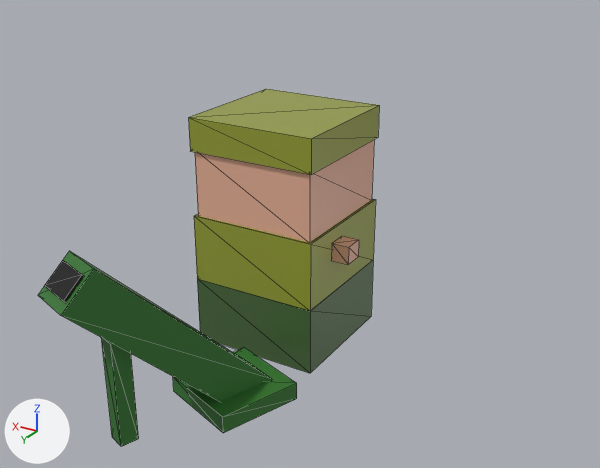
Two versions of the glTF model app/static/models/doon/doonMortar/doonMortar.gltf, one commit apart.
Rendered twice from a camera (50 mm lens) standing at (-2.84, 4.57, 2.81) and looking at (-0.47, 0.61, 0.84). The lights are fixed; the arrows at lower left show +X, +Y and +Z. The older version comes first. Mesh edges are drawn as thin lines. Where no turn or scale is listed for an object, it has been applied to the vertices.

Before the edit, the objects in view are built like this:
```python
ob_cube = bpy.data.objects.new('Cube', me_cube_028)
ob_cube.location = (0.0, 0.0, 0.471)
ob_cube.scale = (0.458, 0.458, 0.236)
ob_cube_001 = bpy.data.objects.new('Cube.001', me_cube_029)
ob_cube_001.location = (0.0, 0.0, 0.0)
ob_cube_001.scale = (0.458, 0.458, 0.236)
ob_cube_002 = bpy.data.objects.new('Cube.002', me_cube_030)
ob_cube_002.location = (0.0, 0.0, 0.94)
ob_cube_002.scale = (0.437, 0.437, 0.236)
ob_cube_003 = bpy.data.objects.new('Cube.003', me_cube_031)
ob_cube_003.location = (0.0, 0.0, 1.278)
ob_cube_003.scale = (0.458, 0.458, 0.113)
ob_cube_004 = bpy.data.objects.new('Cube.004', me_cube_053)
ob_cube_004.location = (-0.206, 0.968, -0.143)
ob_cube_005 = bpy.data.objects.new('Cube.005', me_cube_054)
ob_cube_005.location = (-0.05, 1.4, 0.363)
ob_cube_006 = bpy.data.objects.new('Cube.006', me_cube_055)
ob_cube_006.location = (0.055, 1.692, 0.17)
ob_cube_007 = bpy.data.objects.new('Cube.007', me_cube_035)
ob_cube_007.location = (-0.518, 0.108, 0.546)
ob_cube_007.scale = (0.0631, 0.0722, 0.0634)
ob_cube_009 = bpy.data.objects.new('Cube.009', me_cube_056)
ob_cube_009.location = (0.034, 1.634, 0.616)
```
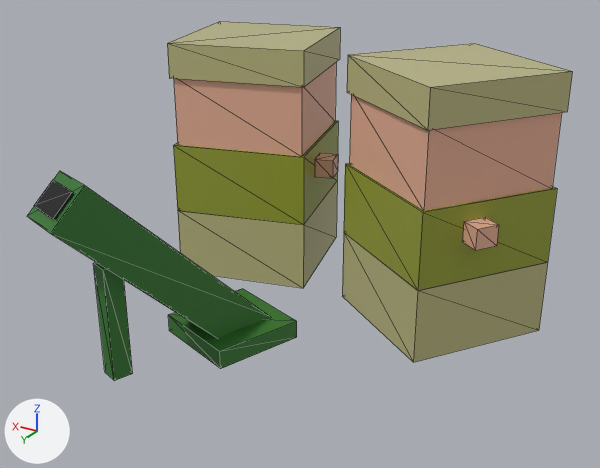
Where the change shows, as pixel boxes [x1, y1, x2, y2] in the pictures (600 x 468 px):
'Cube.005', moved: before [38, 251, 271, 402]; after [27, 171, 270, 338]
'Cube.002', moved, turned: before [195, 140, 374, 242]; after [174, 62, 336, 156]
'Cube', moved, turned: before [194, 199, 376, 311]; after [173, 121, 338, 225]
'Cube.003', recoloured, moved, turned: before [188, 89, 379, 175]; after [167, 21, 340, 87]
'Cube.001', recoloured, moved, turned: before [197, 261, 373, 373]; after [178, 182, 337, 288]
'Cube.013', added (beige): after [350, 94, 562, 210]
'Cube.015', added (yellow): after [344, 163, 557, 290]
'Cube.012', added (beige): after [347, 43, 572, 130]
'Cube.014', added (beige): after [342, 233, 548, 362]
'Cube.004', moved: before [173, 347, 297, 433]; after [168, 289, 297, 369]
'Cube.006', moved: before [101, 338, 139, 447]; after [93, 263, 133, 381]
'Cube.009', moved: before [45, 260, 84, 303]; after [34, 180, 75, 221]
'Cube.007', moved, turned: before [332, 236, 359, 265]; after [315, 153, 338, 178]
'Cube.011', added (beige): after [462, 217, 499, 250]

The change, as a list of edits to the scene's bpy script:
```text
Change mat_material_028:
    mat_material_028.base_color: (0.0677, 0.141, 0.0453) -> (0.503, 0.48, 0.225)  # dark green #4a693c -> beige #bcb882
Change me_cube_031:
    where me_cube_031.from_pydata(...)  # 8 vertices, 12 faces; spans x -1.0..1.0, y -1.0..1.0, z -1.0..1.0
    remove me_cube_031.materials.append(mat_material_027)  # yellow #969e36
    add me_cube_031.materials.append(mat_material_028)  # beige #bcb882
Add me_cube_006:
    me_cube_006.from_pydata([(0.637, 0.115, 0.236), (0.637, 0.115, -0.236), (0.115, -0.637, 0.236), (0.115, -0.637, -0.236), (-0.115, 0.637, 0.236), (-0.115, 0.637, -0.236), (-0.637, -0.115, 0.236), (-0.637, -0.115, -0.236)], [], [(0, 4, 6), (0, 6, 2), (3, 2, 6), (3, 6, 7), (7, 6, 4), (7, 4, 5), (5, 1, 3), (5, 3, 7), (1, 0, 2), (1, 2, 3), (5, 4, 0), (5, 0, 1)])
    me_cube_006.materials.append(mat_material_005)  # yellow #969e36
Add me_cube_005:
    me_cube_005.from_pydata([(0.637, 0.115, 0.236), (0.637, 0.115, -0.236), (0.115, -0.637, 0.236), (0.115, -0.637, -0.236), (-0.115, 0.637, 0.236), (-0.115, 0.637, -0.236), (-0.637, -0.115, 0.236), (-0.637, -0.115, -0.236)], [], [(0, 4, 6), (0, 6, 2), (3, 2, 6), (3, 6, 7), (7, 6, 4), (7, 4, 5), (5, 1, 3), (5, 3, 7), (1, 0, 2), (1, 2, 3), (5, 4, 0), (5, 0, 1)])
    me_cube_005.materials.append(mat_material_003)  # beige #bcb882
Add me_cube_004:
    me_cube_004.from_pydata([(0.608, 0.11, 0.236), (0.608, 0.11, -0.236), (0.11, -0.608, 0.236), (0.11, -0.608, -0.236), (-0.11, 0.608, 0.236), (-0.11, 0.608, -0.236), (-0.608, -0.11, 0.236), (-0.608, -0.11, -0.236)], [], [(0, 4, 6), (0, 6, 2), (3, 2, 6), (3, 6, 7), (7, 6, 4), (7, 4, 5), (5, 1, 3), (5, 3, 7), (1, 0, 2), (1, 2, 3), (5, 4, 0), (5, 0, 1)])
    me_cube_004.materials.append(mat_material_004)  # beige #e7b097
Add me_cube_003:
    me_cube_003.from_pydata([(0.637, 0.115, 0.113), (0.637, 0.115, -0.113), (0.115, -0.637, 0.113), (0.115, -0.637, -0.113), (-0.115, 0.637, 0.113), (-0.115, 0.637, -0.113), (-0.637, -0.115, 0.113), (-0.637, -0.115, -0.113)], [], [(0, 4, 6), (0, 6, 2), (3, 2, 6), (3, 6, 7), (7, 6, 4), (7, 4, 5), (5, 1, 3), (5, 3, 7), (1, 0, 2), (1, 2, 3), (5, 4, 0), (5, 0, 1)])
    me_cube_003.materials.append(mat_material_003)  # beige #bcb882
Add me_cube_002:
    me_cube_002.from_pydata([(0.093, 0.023, 0.063), (0.093, 0.023, -0.063), (0.011, -0.095, 0.063), (0.011, -0.095, -0.063), (-0.011, 0.095, 0.063), (-0.011, 0.095, -0.063), (-0.093, -0.023, 0.063), (-0.093, -0.023, -0.063)], [], [(0, 4, 6), (0, 6, 2), (3, 2, 6), (3, 6, 7), (7, 6, 4), (7, 4, 5), (5, 1, 3), (5, 3, 7), (1, 0, 2), (1, 2, 3), (5, 4, 0), (5, 0, 1)])
    me_cube_002.materials.append(mat_material_002)  # beige #e7b097
Change ob_cube:
    ob_cube.location: (0.0, 0.0, 0.471) -> (0.335, -0.182, 0.913)
    ob_cube.rotation_euler: (0.0, 0.0, 0.0) -> (0.0, 0.0, 0.251)  # degrees (0, 0, 0) -> degrees (0, 0, 14)
Change ob_cube_001:
    ob_cube_001.location: (0.0, 0.0, 0.0) -> (0.335, -0.182, 0.442)
    ob_cube_001.rotation_euler: (0.0, 0.0, 0.0) -> (0.0, 0.0, 0.251)  # degrees (0, 0, 0) -> degrees (0, 0, 14)
Change ob_cube_002:
    ob_cube_002.location: (0.0, 0.0, 0.94) -> (0.335, -0.182, 1.382)
    ob_cube_002.rotation_euler: (0.0, 0.0, 0.0) -> (0.0, 0.0, 0.251)  # degrees (0, 0, 0) -> degrees (0, 0, 14)
Change ob_cube_003:
    ob_cube_003.location: (0.0, 0.0, 1.278) -> (0.335, -0.182, 1.72)
    ob_cube_003.rotation_euler: (0.0, 0.0, 0.0) -> (0.0, 0.0, 0.251)  # degrees (0, 0, 0) -> degrees (0, 0, 14)
Change ob_cube_007:
    ob_cube_007.location: (-0.518, 0.108, 0.546) -> (-0.193, -0.206, 0.988)
    ob_cube_007.rotation_euler: (0.0, 0.0, 0.0) -> (0.0, 0.0, 0.251)  # degrees (0, 0, 0) -> degrees (0, 0, 14)
Change ob_cube_004:
    ob_cube_004.location: (-0.206, 0.968, -0.143) -> (-0.206, 0.968, 0.299)
Change ob_cube_005:
    ob_cube_005.location: (-0.05, 1.4, 0.363) -> (-0.05, 1.4, 0.805)
Change ob_cube_006:
    ob_cube_006.location: (0.055, 1.692, 0.17) -> (0.055, 1.692, 0.612)
Change ob_cube_009:
    ob_cube_009.location: (0.034, 1.634, 0.616) -> (0.034, 1.634, 1.058)
Add ob_cube_015:
    ob_cube_015 = bpy.data.objects.new('Cube.015', me_cube_006)
    ob_cube_015.location = (-1.146, 0.006, 0.913)
Add ob_cube_014:
    ob_cube_014 = bpy.data.objects.new('Cube.014', me_cube_005)
    ob_cube_014.location = (-1.146, 0.006, 0.442)
Add ob_cube_013:
    ob_cube_013 = bpy.data.objects.new('Cube.013', me_cube_004)
    ob_cube_013.location = (-1.146, 0.006, 1.382)
Add ob_cube_012:
    ob_cube_012 = bpy.data.objects.new('Cube.012', me_cube_003)
    ob_cube_012.location = (-1.146, 0.006, 1.72)
Add ob_cube_011:
    ob_cube_011 = bpy.data.objects.new('Cube.011', me_cube_002)
    ob_cube_011.location = (-1.511, 0.39, 0.988)
```
